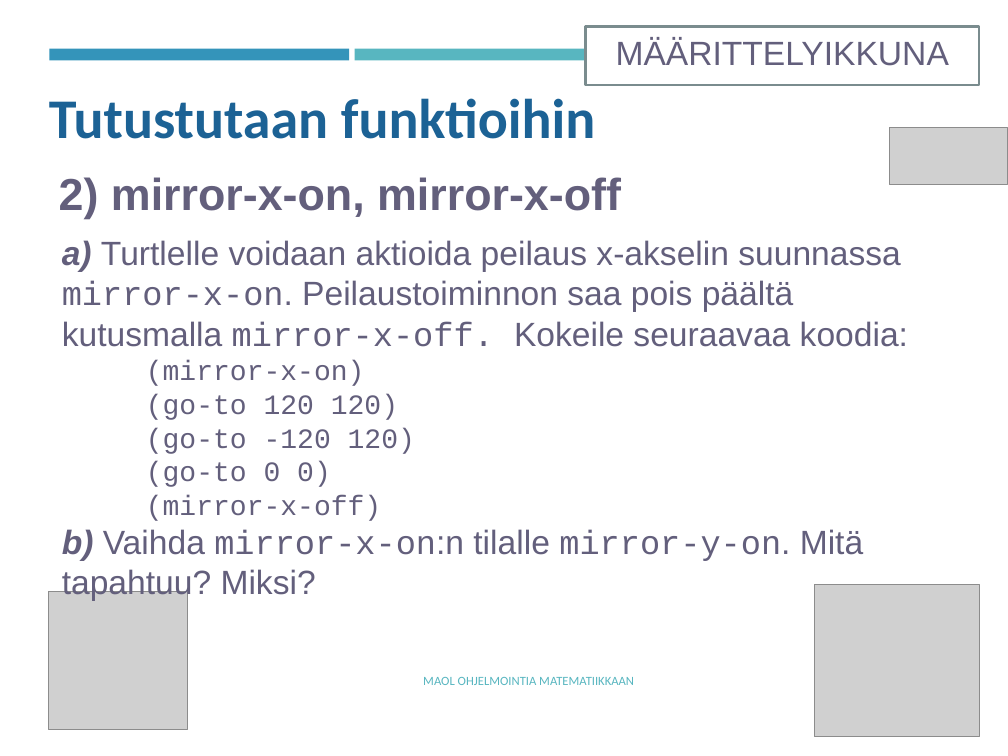
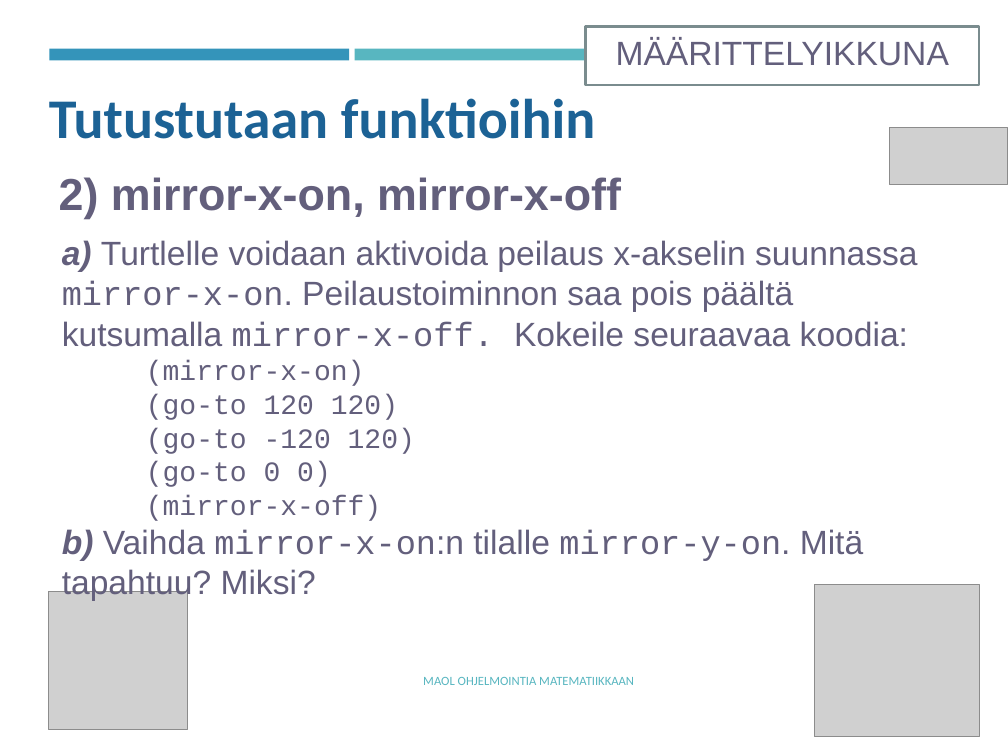
Before and after one commit to tyynetyyne/tyynetyyne.github.io, a slide deck: slide 6 of tehtavat/tiedostot/maol/power_point/Racket-MAOL-5-6-turtle2.pptx. Drawn at 1008x756 pixels with LibreOffice and Linux fonts; fonts in the diff are those of the drawing; grey boxes stand for pictures. Boxes give left, top, right and bottom in pixels: in the first picture for what was removed or moved away, otherwise in the second. Text is boxed around its words. In the diff, an @@ line names an element or a change of style, - is before the commit and + after.

```diff
--- a/tehtavat/tiedostot/maol/power_point/Racket-MAOL-5-6-turtle2.pptx
+++ b/tehtavat/tiedostot/maol/power_point/Racket-MAOL-5-6-turtle2.pptx
@@ text at (62, 240, 918, 347): text changed @@
-a) Turtlelle voidaan aktioida peilaus x-akselin suunnassa mirror-x-on. Peilaustoiminnon saa pois päältä kutusmalla mirror-x-off. Kokeile seuraavaa koodia:
+a) Turtlelle voidaan aktivoida peilaus x-akselin suunnassa mirror-x-on. Peilaustoiminnon saa pois päältä kutsumalla mirror-x-off. Kokeile seuraavaa koodia:
```
Also in this commit, not shown: 3 other slides changed, 1 other file.
